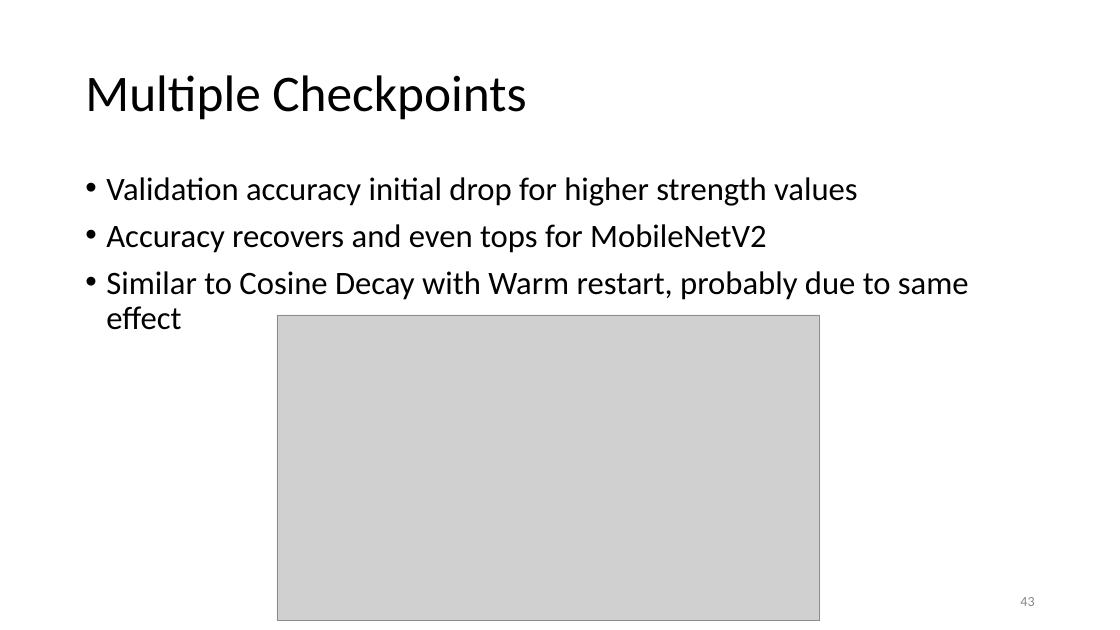
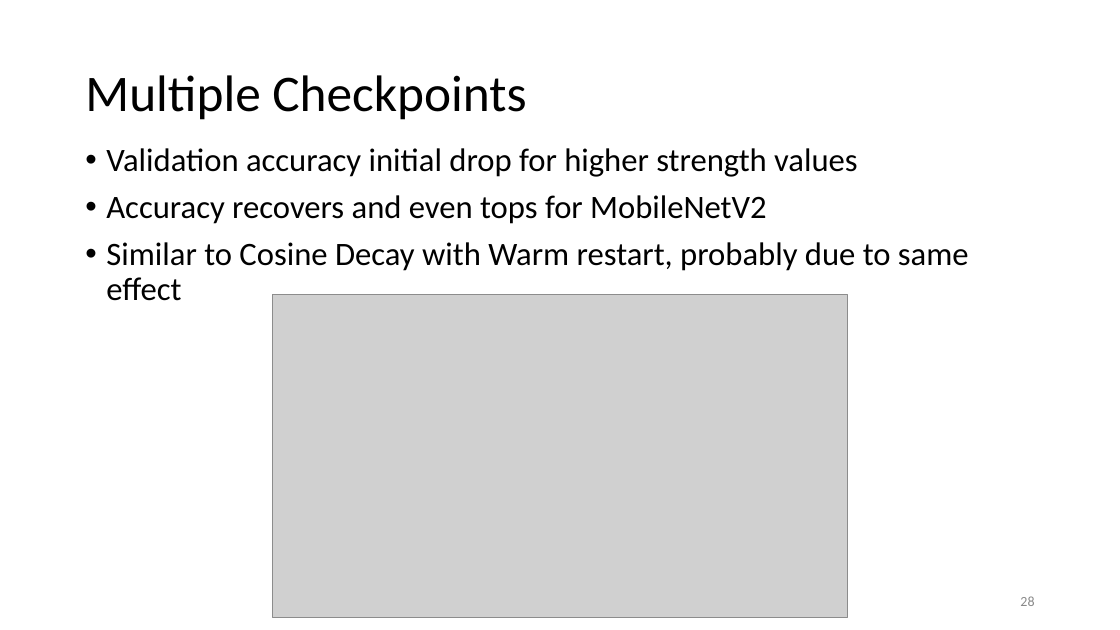
Before and after one commit to philippvb/Bachelorarbeit, a slide deck: slide 28 of presentation/Bachelorthesis_Presentation_final.odp (slide 43 before the commit). Drawn at 1120x630 pixels with LibreOffice and Linux fonts; fonts in the diff are those of the drawing; grey boxes stand for pictures. Boxes give left, top, right and bottom in pixels: in the first picture for what was removed or moved away, otherwise in the second. Text is boxed around its words. In the diff, an @@ line names an element or a change of style, - is before the commit and + after.

```diff
--- a/presentation/Bachelorthesis_Presentation_final.odp
+++ b/presentation/Bachelorthesis_Presentation_final.odp
@@ text "Validation accuracy initial drop for ..." moved from (x1=106, y1=177, x2=969, y2=330) to (x1=106, y1=148, x2=969, y2=301) @@
@@ picture resized from (x1=277, y1=315, x2=820, y2=620) to (x1=273, y1=294, x2=848, y2=618) @@
@@ page number at (x1=1020, y1=596, x2=1034, y2=606): text changed @@
-43
+28
```
Also in this commit, not shown: 13 other slides changed, 1 slide added, 2 slides removed, 12 other files.
